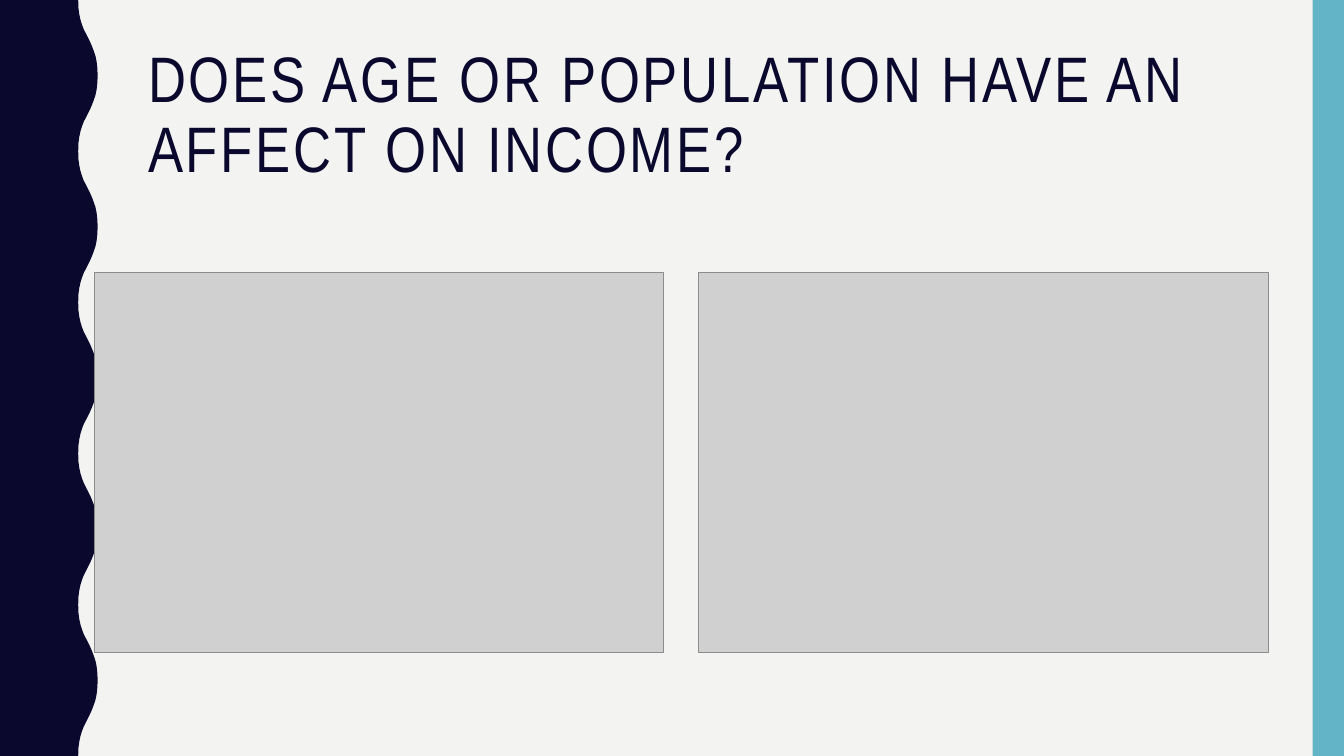
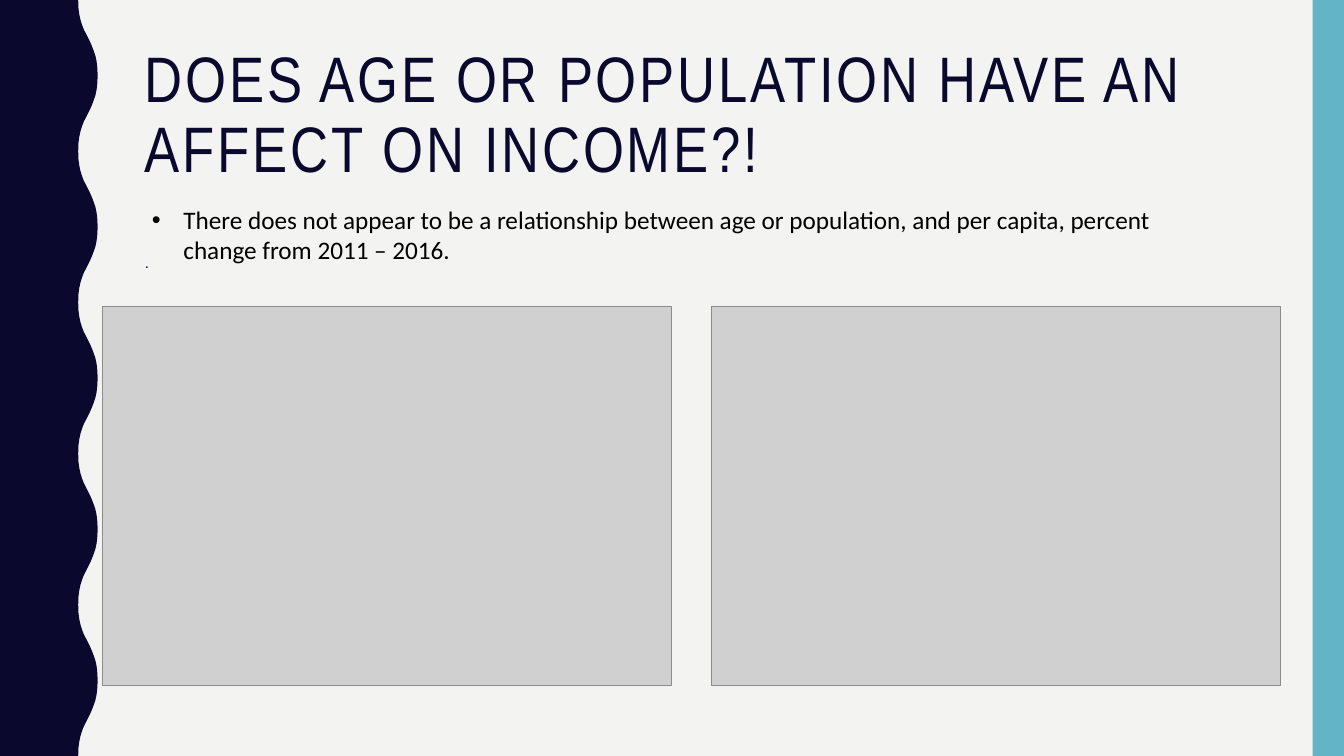
Before and after one commit to Kerrykova/Project1, a slide deck: slide 7 of Presentation/Presentation Final.pptx (slide 5 before the commit). Drawn at 1344x756 pixels with LibreOffice and Linux fonts; fonts in the diff are those of the drawing; grey boxes stand for pictures. Boxes give left, top, right and bottom in pixels: in the first picture for what was removed or moved away, otherwise in the second. Text is boxed around its words. In the diff, an @@ line names an element or a change of style, - is before the commit and + after.

```diff
--- a/Presentation/Presentation Final.pptx
+++ b/Presentation/Presentation Final.pptx
@@ title at (x1=145, y1=57, x2=1180, y2=173): text changed @@
-DOES AGE OR POPULATION HAVE AN AFFECT ON INCOME?
+DOES AGE OR POPULATION HAVE AN AFFECT ON INCOME?!
+.
@@ text added at (x1=183, y1=211, x2=1150, y2=264), 18 pt, text #000000 @@
+• There does not appear to be a relationship between age or population, and per capita, percent change from 2011 – 2016.
@@ picture moved from (x1=95, y1=272, x2=664, y2=651) to (x1=103, y1=307, x2=673, y2=686) @@
@@ picture moved from (x1=699, y1=272, x2=1268, y2=651) to (x1=712, y1=307, x2=1281, y2=686) @@
```
Also in this commit, not shown: 7 other slides changed, 1 slide added.
